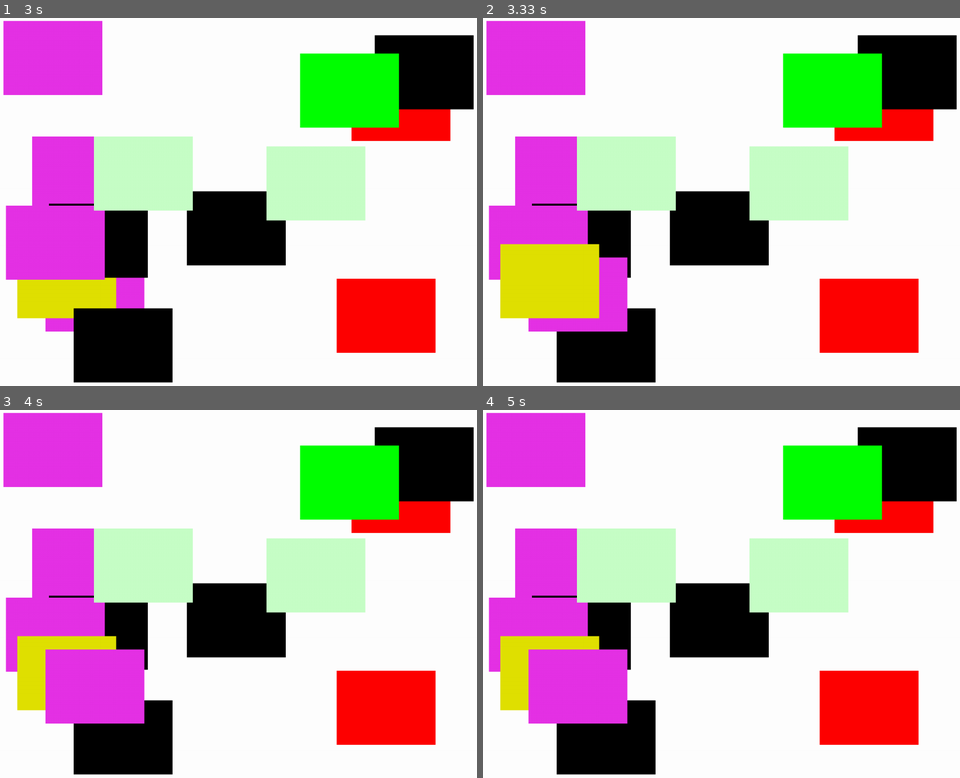
Above: before the commit, frames 1-4 (two rows, left to right).
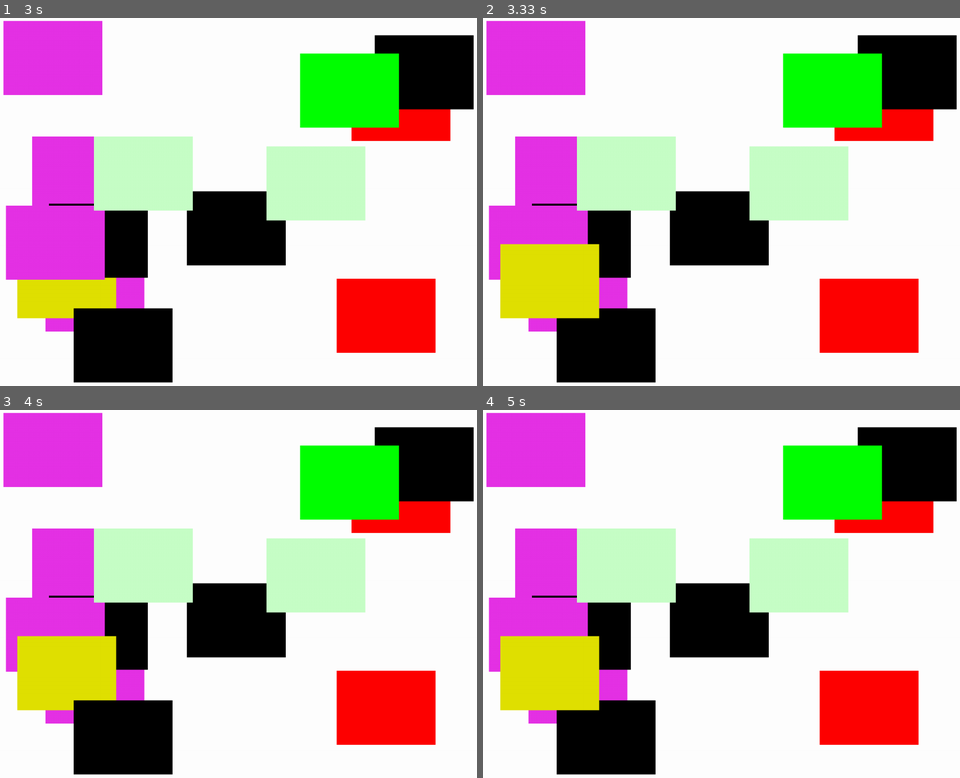
Above: after the commit, the same moments.

Repository: StanislavBeskaev/pygame_practice
Game: pygame game, started from learning/7_font/movable_mouse_rect.py
The game is run twice, just before and just after one commit, with the same random seed, the same clock (stepped at 60 frames per second) and the same inputs.
Inputs (mouse positions are in pixels of both pictures, inside the frame that each line leads up to):
- Up to frame 1 (3 s): press the mouse at (276, 76) at 0.37 s; move the mouse to (314, 84) at 0.47 s; release the mouse at (348, 91) at 0.6 s; click (133, 146) at 2.72 s
- Up to frame 2 (3.33 s): click (554, 282) at 3.05 s
- Up to frame 3 (4 s): click (124, 719) at 3.38 s
- Up to frame 4 (5 s): click (549, 686) at 4.72 s

Frame 1 is identical in both runs. In frame 2, 1.1% of the frame differs, in the area x 15-31%, y 65-86%; in frame 3, 3.5%, in the area x 9-31%, y 65-86%; in frame 4, 3.5%.

Commit message:
Передвигаемый мышкой прямоугольник Теперь можно двигать только один прямоугольник за раз

Diff:
--- a/learning/7_font/following_mouse_text.py
+++ b/learning/7_font/following_mouse_text.py
@@ -1,10 +1,9 @@
 import pygame as pg
 from pygame.time import Clock
 
-from projects.common.psysics.vector import Vector
 from projects.common.psysics.point import Point
 from projects.common.psysics.speed import Speed
-
+from projects.common.psysics.vector import Vector
 
 Color = tuple[int, int, int]
 PGPoint = tuple[int, int]
--- a/learning/7_font/movable_mouse_rect.py
+++ b/learning/7_font/movable_mouse_rect.py
@@ -14,6 +14,7 @@
 HEIGHT = 768
 
 last_mouse_pressed_position: PGPoint
+movable_rects: list["MovableMouseRect"]
 
 
 class MovableMouseRect:
@@ -37,8 +38,12 @@
             self._stop_moving()
 
     def _need_start_moving(self) -> bool:
-        # TODO если прямоугольников несколько, то будут двигаться все
-        return not self.moving and self._is_mouse_left_pressed() and self._is_mouse_pressed_inside()
+        return (
+            not self.moving
+            and self._is_mouse_left_pressed()
+            and self._is_mouse_pressed_inside()
+            and not is_any_movable_rect_moving()
+        )
 
     def _start_moving(self) -> None:
         self.moving = True
@@ -75,18 +80,21 @@
     return Point.build_from_tuple(pg.mouse.get_pos())
 
 
-def main():
-    global last_mouse_pressed_position
-
-    sc = pg.display.set_mode((WIDTH, HEIGHT))
-    sc.fill(colors.WHITE)
-
+def init_movable_rects() -> None:
+    global movable_rects
     rect_width = 200
     rect_height = 150
     rect_count = 15
 
     available_colors = (
-        colors.GREEN, colors.LIGHT_GREEN, colors.BLACK, colors.YELLOW, colors.RED, colors.PINK, colors.BLUE, colors.LIGHT_BLUE
+        colors.GREEN,
+        colors.LIGHT_GREEN,
+        colors.BLACK,
+        colors.YELLOW,
+        colors.RED,
+        colors.PINK,
+        colors.BLUE,
+        colors.LIGHT_BLUE,
     )
 
     movable_rects = [
@@ -95,10 +103,25 @@
             width=rect_width,
             height=rect_height,
             x=random.randint(0, WIDTH - rect_width),
-            y=random.randint(0, HEIGHT - rect_height)
+            y=random.randint(0, HEIGHT - rect_height),
         )
         for _ in range(rect_count)
     ]
+
+
+def is_any_movable_rect_moving() -> bool:
+    global movable_rects
+    return any([rect.moving for rect in movable_rects])
+
+
+def main():
+    global movable_rects
+    global last_mouse_pressed_position
+
+    sc = pg.display.set_mode((WIDTH, HEIGHT))
+    sc.fill(colors.WHITE)
+
+    init_movable_rects()
     for movable_rect in movable_rects:
         sc.blit(movable_rect.surface, movable_rect.rect)
 
@@ -115,7 +138,7 @@
 
         sc.fill(colors.WHITE)
 
-        for movable_rect in movable_rects:
+        for movable_rect in movable_rects[::-1]:
             movable_rect.update()
 
         movable_rects = sorted(movable_rects, key=lambda rect: rect.moving)
